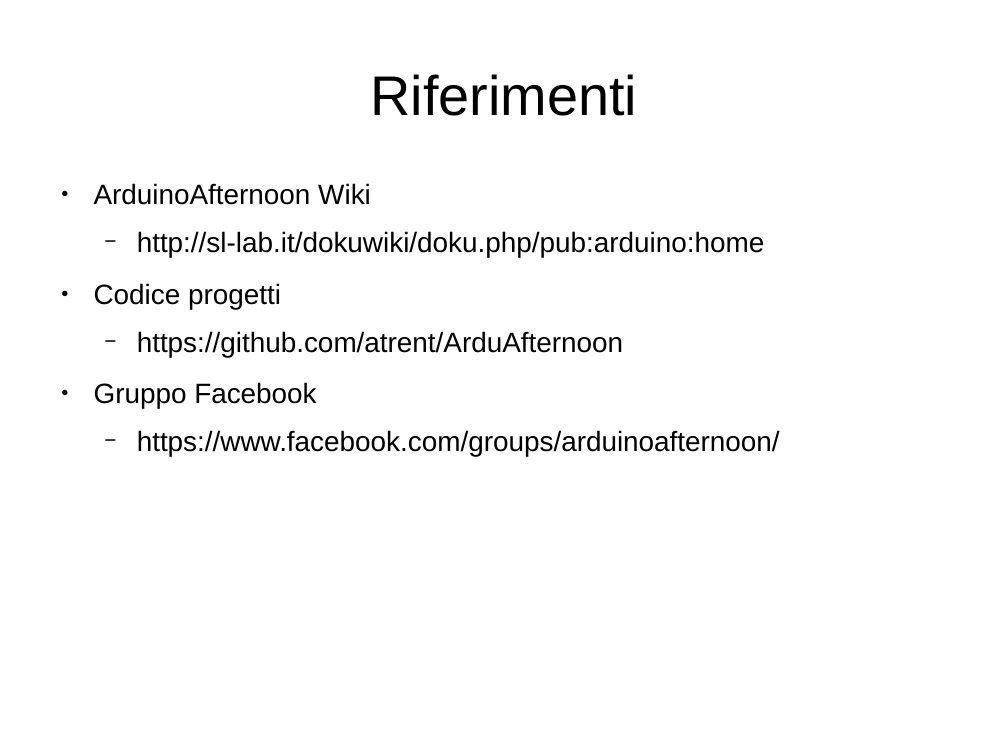
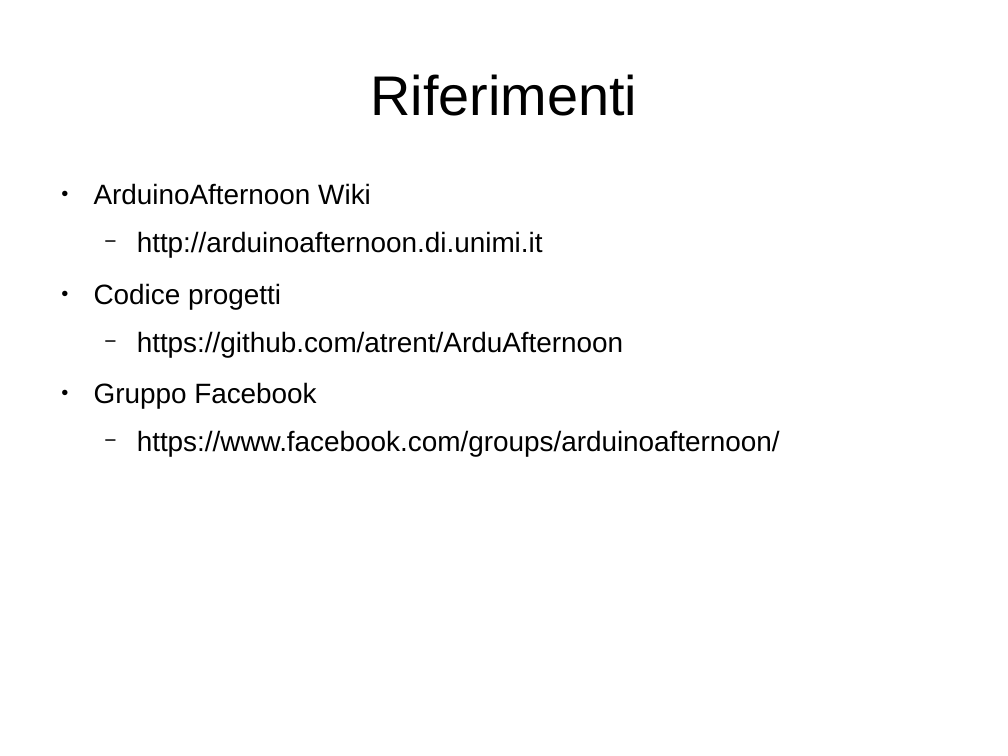
Before and after one commit to atrent/ArduAfternoon, a slide deck: slide 9 of GenuinoDay/PresentazioneArduinoAfteroon.odp. Drawn at 1008x756 pixels with LibreOffice and Linux fonts; fonts in the diff are those of the drawing; background and template pictures are left out. Boxes give left, top, right and bottom in pixels: in the first picture for what was removed or moved away, otherwise in the second. Text is boxed around its words. In the diff, an @@ line names an element or a change of style, - is before the commit and + after.

```diff
--- a/GenuinoDay/PresentazioneArduinoAfteroon.odp
+++ b/GenuinoDay/PresentazioneArduinoAfteroon.odp
@@ text at box(137, 231, 543, 257): text changed @@
-  − http://sl-lab.it/dokuwiki/doku.php/pub:arduino:home
+  − http://arduinoafternoon.di.unimi.it
```
Also in this commit, not shown: 9 other slides changed.
